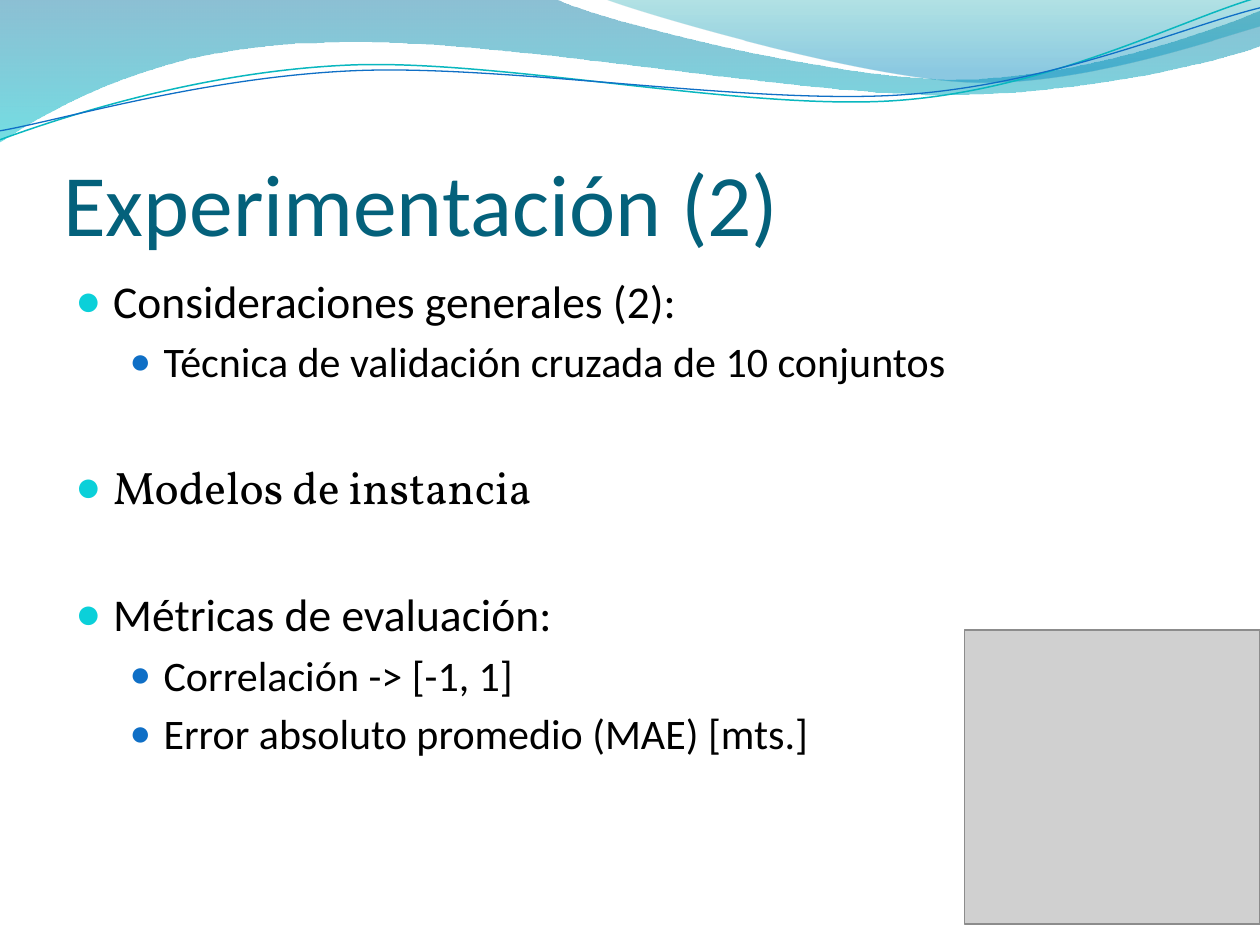
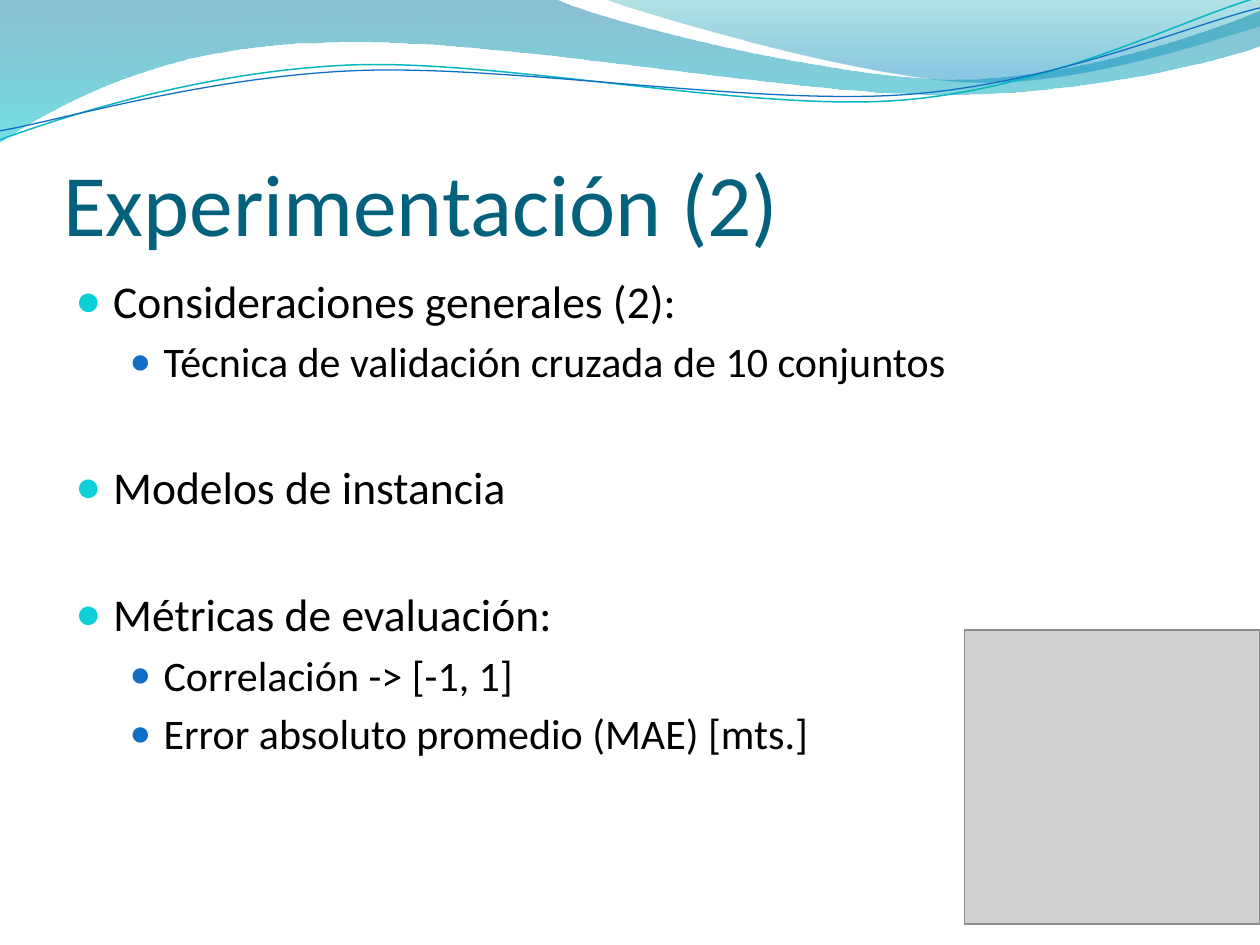
Before and after one commit to jaffadog/neuralito, a slide deck: slide 3 of neuralito/ArfGen/docs/Entregas/Informe Final/presentacion/maxi2.pptx. Drawn at 1260x945 pixels with LibreOffice and Linux fonts; fonts in the diff are those of the drawing; grey boxes stand for pictures; background and template pictures are left out. Boxes give left, top, right and bottom in pixels: in the first picture for what was removed or moved away, otherwise in the second. Text is boxed around its words. In the diff, an @@ line names an element or a change of style, - is before the commit and + after.

```diff
--- a/neuralito/ArfGen/docs/Entregas/Informe Final/presentacion/maxi2.pptx
+++ b/neuralito/ArfGen/docs/Entregas/Informe Final/presentacion/maxi2.pptx
@@ text at (x1=113, y1=472, x2=505, y2=505): font Vollkorn to Calibri in "Modelos de instancia" @@
```
Also in this commit, not shown: 3 other slides changed.
